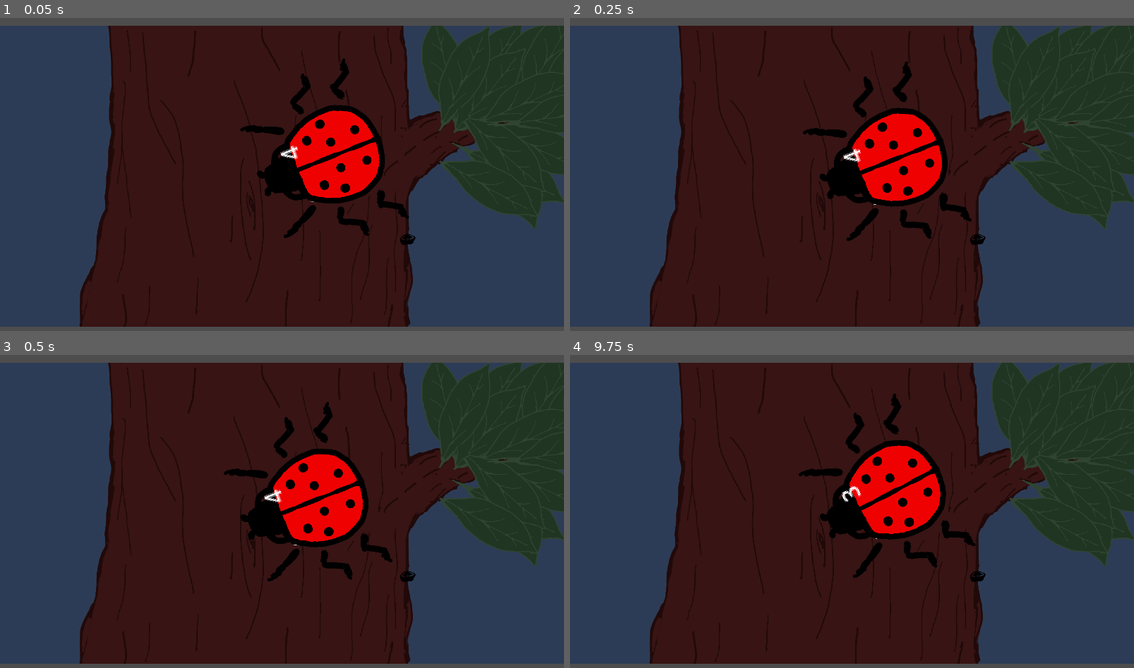
Above: before the commit, frames 1-4 (two rows, left to right).
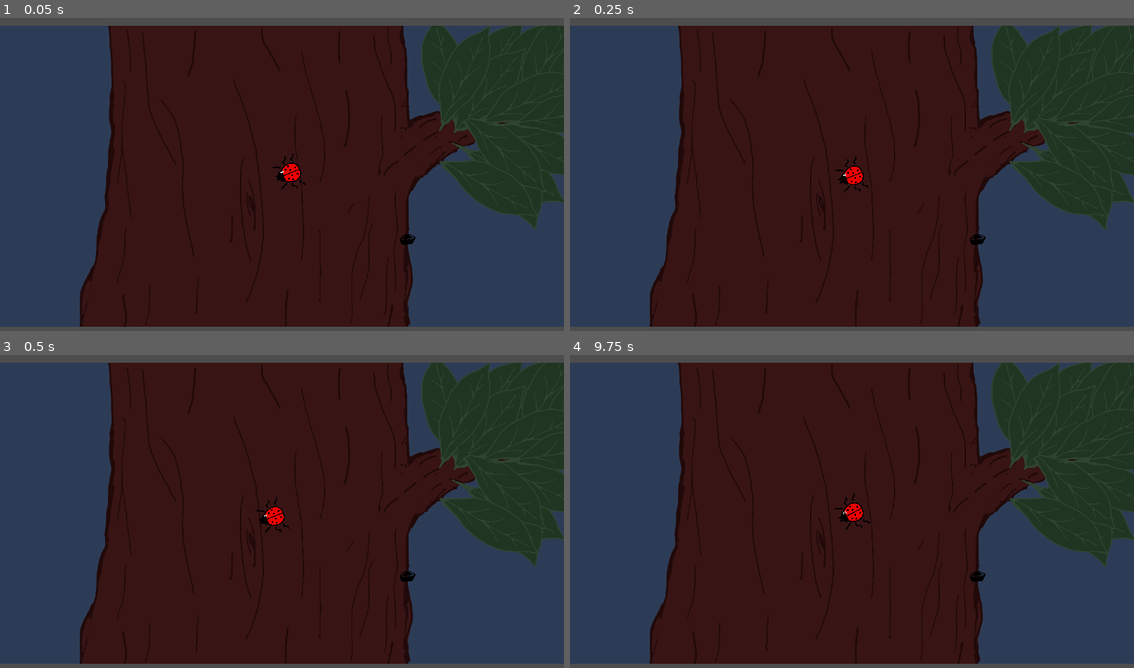
Above: after the commit, the same moments.

Repository: YewChian/BeetleArena
Game: Godot game, scene res://Events/free_beetle_event.tscn
Same seed, same stepped clock (60 frames per second), same inputs: the game is played once before the commit and once after it. This scene is started directly instead of the project's main scene.
Inputs (mouse positions are in pixels of both pictures, inside the frame that each line leads up to):
- Up to frame 1 (0.05 s): no input
- Up to frame 2 (0.25 s): no input
- Up to frame 3 (0.5 s): no input
- Up to frame 4 (9.75 s): click (976, 577) at 0.5 s; click (784, 552) at 1.25 s; click (1032, 596) at 2 s; click (857, 549) at 2.75 s; click (925, 549) at 3.5 s; click (778, 489) at 4.25 s; click (829, 611) at 5 s; click (846, 489) at 5.75 s; click (919, 489) at 6.5 s; click (812, 430) at 7.25 s; click (1032, 596) at 8 s; click (897, 433) at 8.75 s; click (773, 370) at 9.5 s

The runs differ from the first frame. In frame 1, 5.9% of the frame differs, in the area x 42-73%, y 12-71%; in frame 2, 5.9%; in frame 3, 5.9%, in the area x 39-70%, y 15-73%; in frame 4, 5.9%.

Commit message:
free beetle event

Diff:
--- a/Bodies/Beetle.gd
+++ b/Bodies/Beetle.gd
@@ -30,7 +30,7 @@
 
 func initialise_WallDetector_attachment():
 	print($Carapace.get_children()[0].WallDetector_carapace_attachment_vector)
-	$WallDetector.position = $Mandible.get_children()[0].WallDetector_mandible_attachment_vector + $Carapace.get_children()[0].WallDetector_carapace_attachment_vector
+	$WallDetector.position = $Mandibles.get_children()[0].WallDetector_mandible_attachment_vector + $Carapace.get_children()[0].WallDetector_carapace_attachment_vector
 
 
 func initialise_leg_attachment():
@@ -44,7 +44,7 @@
 	#end = 2
 	base_spd += get_node("LeftLeg").get_children()[0].base_spd
 	aggro_spd += get_node("LeftLeg").get_children()[0].aggro_spd
-	str += get_node("Mandible").get_children()[0].str
+	str += get_node("Mandibles").get_children()[0].str
 	end += get_node("Carapace").get_children()[0].end
 
 
@@ -104,7 +104,7 @@
 		Death:
 			state = Death
 			$StateTimer.stop()
-			$Mandible.get_children()[0].disable_hitbox()
+			$Mandibles.get_children()[0].disable_hitbox()
 			$Carapace.get_children()[0].disable_hurtbox()
 			await $Carapace.get_children()[0].fade_out()
 			queue_free()
--- a/Bodies/Beetle.tscn
+++ b/Bodies/Beetle.tscn
@@ -12,7 +12,7 @@
 collision_mask = 3
 script = ExtResource("1_yt4jj")
 
-[node name="Mandible" type="Node2D" parent="."]
+[node name="Mandibles" type="Node2D" parent="."]
 
 [node name="Carapace" type="Node2D" parent="."]
 
--- a/Events/FreeBeetleEvent.gd
+++ b/Events/FreeBeetleEvent.gd
@@ -1,7 +1,9 @@
 extends Control
 
+var obtained_beetle_nickname = null
+
 var beetle_pool: Dictionary = {
-	"Ladybug Tough": {
+	"Toughbug": {
 		"mandibles": load("res://Mandibles/LadybugMandibles.tscn"),
 		"carapace": load("res://Carapace/LadybugCarapace.tscn"),
 		"left_leg": load("res://Legs/LadybugLegs/LadybugLeftLeg.tscn"),
@@ -11,7 +13,7 @@
 		"bonus_str": 0,
 		"bonus_spd": 0,
 	},
-	"Ladybug Fast": {
+	"Ladybugger": {
 		"mandibles": load("res://Mandibles/LadybugMandibles.tscn"),
 		"carapace": load("res://Carapace/LadybugCarapace.tscn"),
 		"left_leg": load("res://Legs/LadybugLegs/LadybugLeftLeg.tscn"),
@@ -21,7 +23,7 @@
 		"bonus_str": 0,
 		"bonus_spd": 1,
 	},
-	"Ladybug Painful": {
+	"Spotted Ladybug": {
 		"mandibles": load("res://Mandibles/LadybugMandibles.tscn"),
 		"carapace": load("res://Carapace/LadybugCarapace.tscn"),
 		"left_leg": load("res://Legs/LadybugLegs/LadybugLeftLeg.tscn"),
@@ -36,13 +38,19 @@
 
 # Called when the node enters the scene tree for the first time.
 func _ready():
-	var new_beetle: Object = Inventory.assemble_beetle("enter nickname here", beetle_pool[beetle_pool.keys()[randi_range(0,len(beetle_pool.keys())-1)]])
-	add_child(new_beetle)
+	randomize()
+	var random_beetle_name = beetle_pool.keys()[randi_range(0,len(beetle_pool.keys())-1)]
+	var random_beetle: Object = Inventory.assemble_beetle(random_beetle_name, beetle_pool[random_beetle_name])
+	random_beetle.scale = Vector2(0.2, 0.2)
+	add_child(random_beetle)
 
 
 # Called every frame. 'delta' is the elapsed time since the previous frame.
 func _process(delta):
-	pass
+	if %NameLineEdit.text == "":
+		$CanvasLayer/MinigameOverUI/MapButton.disabled = true
+	else:
+		$CanvasLayer/MinigameOverUI/MapButton.disabled = false
 
 
 func minigame_over():
@@ -53,8 +61,10 @@
 
 
 func get_free_beetle(new_beetle: Object):
+	obtained_beetle_nickname = new_beetle.nickname
+	new_beetle.process_mode = PROCESS_MODE_DISABLED
 	%MinigameOverUI.visible = true
-	%MinigameOverLabel.text = "YOU GOT A " + str(new_beetle) + "!!! show glowy animation and beetle here!!!"
+	%MinigameOverLabel.text = "Caught a " + new_beetle.nature + " " + obtained_beetle_nickname + "!!!\n"
 
 
 func _on_game_over_yo_area_entered(area):
@@ -62,6 +72,7 @@
 
 
 func _on_map_button_pressed() -> void:
-	var beetle_nickname = %NameLineEdit.text
-	printerr("need to add beetle to inventory")
+	var new_nickname = %NameLineEdit.text
+	Inventory.beetles[new_nickname] = beetle_pool[obtained_beetle_nickname]
+
 	get_tree().change_scene_to_file("res://Map.tscn")
--- a/Events/free_beetle_event.tscn
+++ b/Events/free_beetle_event.tscn
@@ -105,8 +105,7 @@
 unique_name_in_owner = true
 layout_mode = 2
 size_flags_horizontal = 3
-size_flags_vertical = 3
-placeholder_text = "Enter name here"
+placeholder_text = "Give your bug a name..."
 alignment = 1
 
 [node name="MapButton" type="Button" parent="CanvasLayer/MinigameOverUI"]
--- a/Mandibles/LadybugMandibles.gd
+++ b/Mandibles/LadybugMandibles.gd
@@ -1,4 +1,4 @@
-extends Mandible
+extends Mandibles
 
 func initialise_stats():
 	str = 1
--- a/Mandibles/StagBeetleMandible.gd
+++ b/Mandibles/StagBeetleMandible.gd
@@ -1,4 +1,4 @@
-extends Mandible
+extends Mandibles
 
 func initialise_stats():
 	str = 1
--- a/Mandibles/lobster.gd
+++ b/Mandibles/lobster.gd
@@ -1,4 +1,4 @@
-extends Mandible
+extends Mandibles
 
 func initialise_stats():
 	str = 1
--- a/Mandibles/mandible.gd
+++ b/Mandibles/mandible.gd
@@ -1,5 +1,5 @@
 extends Node2D
-class_name Mandible
+class_name Mandibles
 
 var WallDetector_mandible_attachment_vector
 var str
--- a/Singletons/Inventory.gd
+++ b/Singletons/Inventory.gd
@@ -8,7 +8,7 @@
 func assemble_beetle(nickname: String, beetle_data: Dictionary):
 	var new_beetle = load("res://Bodies/Beetle.tscn").instantiate()
 	new_beetle.nickname = nickname
-	new_beetle.get_node("Mandible").add_child(beetle_data["mandibles"].instantiate())
+	new_beetle.get_node("Mandibles").add_child(beetle_data["mandibles"].instantiate())
 	new_beetle.get_node("Carapace").add_child(beetle_data["carapace"].instantiate())
 	new_beetle.get_node("LeftLeg").add_child(beetle_data["left_leg"].instantiate())
 	new_beetle.get_node("RightLeg").add_child(beetle_data["right_leg"].instantiate())
